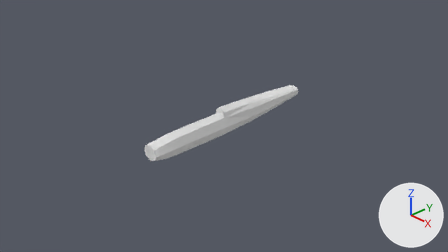
A saved change to the Blender file 4th Section/plane.blend.
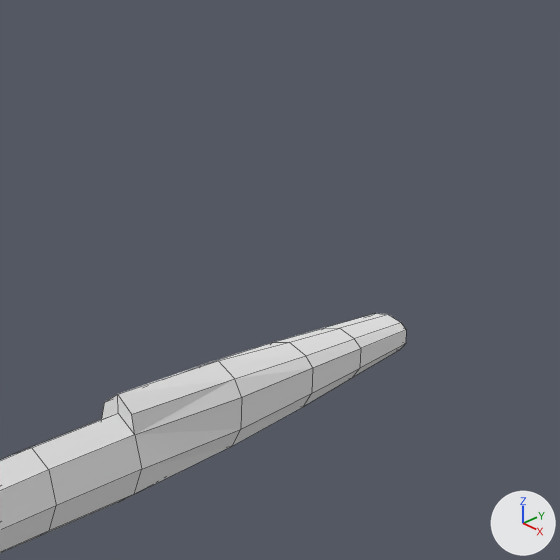
Each version appears first from the file's camera 'Camera', and next in a close-up on the part from 42% to 76% of the width and 0% to 60% of the height. Every picture has the same lights, and +X, +Y and +Z are marked at lower right. The last two pictures show the newer version. The close-ups show mesh edges as thin lines.

Before the edit, the objects in view are built like this:
```python
me_cube = bpy.data.meshes.new('Cube')
me_cube.from_pydata(...)  # 54 vertices, 42 faces; spans x 0.0..1.0, y -9.0..15.7, z -0.7..1.0
me_cube.materials.append(mat_material)  # white #e7e7e7
ob_cube = bpy.data.objects.new('Cube', me_cube)
ob_cube.location = (0.0, -0.363, -0.005)
ob_cube.scale = (0.168, 0.144, 0.355)
_m = ob_cube.modifiers.new('Mirror', 'MIRROR')
_m.use_clip = True
```
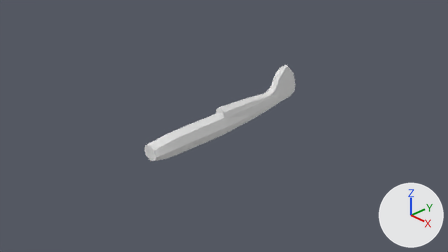
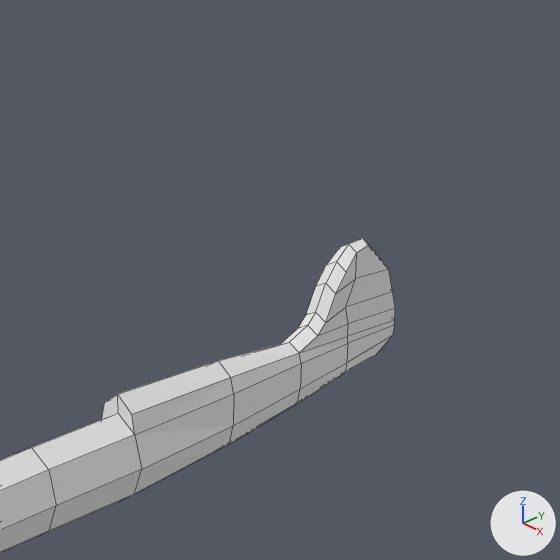
Commit message: made plane body

What differs and where, as boxes [x1, y1, x2, y2] in the close-ups (560 x 560 px):
'Cube', reshaped: before [0, 313, 406, 553]; after [0, 239, 395, 553]
part 1 of me_cube, cut back: before [131, 313, 406, 486]; after [131, 239, 395, 485]

The edits, one by one:
me_cube is used by ob_cube; location (0.0, -0.363, -0.005); scale (0.168, 0.144, 0.355).
me_cube had 54 vertices, 42 faces and spanned x 0.0..1.0, y -9.0..15.7, z -0.7..1.0.
me_cube now has 74 vertices, 58 faces and spans x 0.0..1.0, y -9.0..15.7, z -0.7..1.9.
Part 1, on me_cube:
1 vertex is removed from x 0.0, y 13.0, z 0.6.
5 faces are deleted.
4 vertices in x 0.7..1.0, y 6.7..10.3, z -0.2..0.6 move by (-0.3, 0.0, 0.0).
4 vertices in x 0.8..1.0, y 10.3..15.7, z 0.1..0.5 move by (-0.5, 0.0, 0.0).
10 vertices move from x 0.0..0.9, y 6.7..15.7, z -0.3..0.7 to x 0.0..0.5, y 6.7..15.7, z -0.3..0.7.
21 vertices are added at x 0.0..0.4, y 11.2..15.7, z 0.5..1.9.
21 new faces join them.
